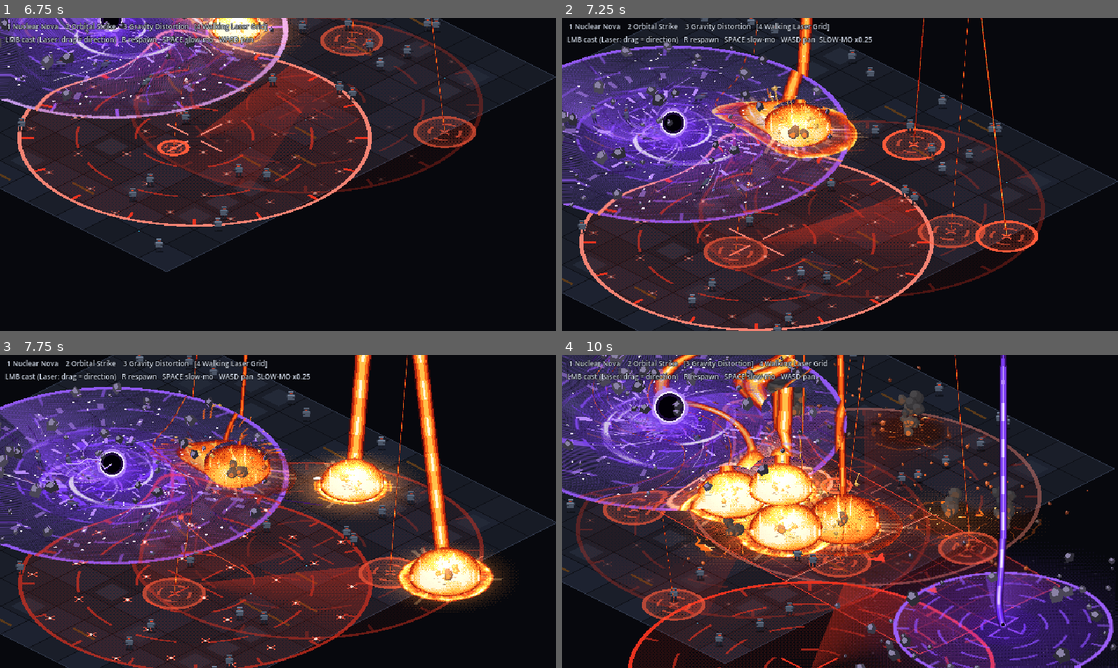
Above: before the commit, frames 1-4 (two rows, left to right).
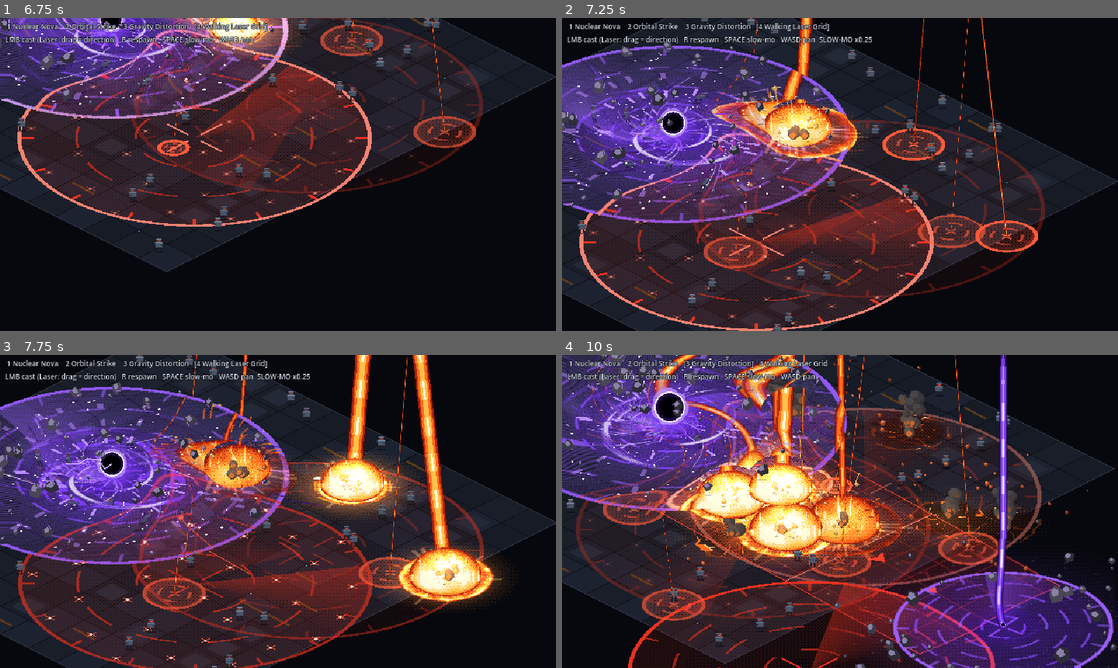
Above: after the commit, the same moments.

Repository: audoraemon/vfxProve
Game: Godot game, scene res://scenes/sandbox.tscn
The game is run twice, just before and just after one commit, with the same random seed, the same clock (stepped at 60 frames per second) and the same inputs. Sound files missing from this copy of the repository are replaced by a short silence.
Inputs (mouse positions are in pixels of both pictures, inside the frame that each line leads up to):
- Up to frame 1 (6.75 s): tap Enter at 0.5 s; move the mouse to (400, 158) at 0.52 s; hold D 0.53-1.25 s; tap 1 at 0.6 s; click (400, 158) at 0.67 s; tap Space at 0.77, 3.77 s; drag from (166, 190) to (250, 237) at 1.27 s; move the mouse to (333, 105) at 2.02 s; hold D 2.03-2.75 s; tap 3 at 2.1 s; drag from (250, 237) to (111, 127) at 2.77 s; move the mouse to (444, 221) at 3.52 s; hold A 3.53-4.25 s; tap R at 3.6 s; drag from (111, 127) to (194, 96) at 4.27 s; move the mouse to (305, 174) at 5.02 s; hold S 5.03-5.75 s; tap 2 at 5.1 s; click (305, 174) at 5.17 s; drag from (194, 96) to (166, 190) at 5.77 s; move the mouse to (400, 158) at 6.52 s; hold W from 6.53 s (still down); tap 4 at 6.6 s
- Up to frame 2 (7.25 s): keep holding W; tap Space at 6.77 s
- Up to frame 3 (7.75 s): release W at 7.25 s; drag from (166, 527) to (250, 574) at 7.27 s
- Up to frame 4 (10 s): move the mouse to (895, 442) at 8.02 s; hold S 8.03-8.75 s; tap 1 at 8.1 s; drag from (812, 574) to (673, 464) at 8.77 s; move the mouse to (1006, 558) at 9.52 s; hold W from 9.53 s (still down); tap 3 at 9.6 s; click (1006, 558) at 9.67 s; tap Space at 9.77 s

Frame 1 is identical in both runs. In frame 2, less than 0.1% of the frame differs, in the area x 40-45%, y 34-39%; in frame 3, less than 0.1%; in frame 4, 0.3%, in the area x 29-82%, y 11-58%.

Commit message:
feat: wide laser beams, batched smoke, readme update
Laser grid beams are shader quads with additive halos, contact rings,
floor light and heat haze. Smoke puffs use cached disc textures instead
of draw_circle polygons (halves worst frame times).

Co-Authored-By: Claude Opus 5 <noreply@anthropic.com>

Diff:
--- /dev/null
+++ b/shaders/beam_add.gdshader
@@ -0,0 +1,17 @@
+// Additive soft beam halo. UV.x across width, UV.y along length.
+shader_type canvas_item;
+render_mode blend_add;
+#include "res://shaders/common.gdshaderinc"
+
+uniform vec4 color : source_color = vec4(1.0, 0.22, 0.1, 1.0);
+uniform float intensity = 1.0;
+
+void fragment() {
+	if (intensity <= 0.001) discard;
+	float d = abs(UV.x - 0.5) * 2.0;
+	float v = pow(max(1.0 - d, 0.0), 2.2) * intensity;
+	v *= 0.9 + 0.1 * step(0.5, hash21(vec2(floor(u_time * 24.0), 5.3)));
+	float q = quant_d(v, 4.0, FRAGCOORD.xy);
+	if (q <= 0.0) discard;
+	COLOR = vec4(color.rgb * q, 1.0);
+}
--- a/src/fx/fx_parts.gd
+++ b/src/fx/fx_parts.gd
@@ -13,6 +13,7 @@
 const SH_RAYS := preload("res://shaders/god_rays.gdshader")
 const SH_HAZE := preload("res://shaders/heat_haze.gdshader")
 const SH_REFRACT := preload("res://shaders/refract_ring.gdshader")
+const SH_BEAM_ADD := preload("res://shaders/beam_add.gdshader")
 
 ## Vertical screen pixels per ground unit along a ground radius (minor ellipse axis).
 const PX_PER_UNIT_MINOR := 16.0 * sqrt(2.0)
@@ -41,7 +42,7 @@
 ## Draw every VFX shader once, nearly invisible, so the renderer compiles them up front
 ## instead of hitching on an effect's first impact frame.
 static func prewarm(parent: Node2D, frames := 3) -> void:
-	for shader in [SH_RINGS, SH_SHOCK, SH_DOME, SH_BEAM, SH_DECAL, SH_FOG, SH_SING, SH_LIGHT, SH_RAYS, SH_HAZE, SH_REFRACT]:
+	for shader in [SH_RINGS, SH_SHOCK, SH_DOME, SH_BEAM, SH_DECAL, SH_FOG, SH_SING, SH_LIGHT, SH_RAYS, SH_HAZE, SH_REFRACT, SH_BEAM_ADD]:
 		var q := QuadFx.new().setup(shader, Vector2(4, 4))
 		q.modulate.a = 0.02
 		parent.add_child(q)
--- a/src/fx/pixel_particles.gd
+++ b/src/fx/pixel_particles.gd
@@ -41,6 +41,9 @@
 var underglow := Color(0, 0, 0, 0)
 ## Fraction of lifetime the underglow lasts.
 var underglow_life := 0.4
+
+## Pixel discs by radius, shared by all systems: textured quads batch far better than draw_circle polygons.
+static var _discs: Array[ImageTexture] = []
 
 var _particles: Array[Particle] = []
 var _accum := 0.0
@@ -145,20 +148,42 @@
 				_draw_chunk(p, at, sz, col)
 
 
+static func _disc_texture(r: int) -> ImageTexture:
+	r = clampi(r, 1, 32)
+	if _discs.is_empty():
+		_discs.resize(33)
+	if _discs[r] == null:
+		var size := r * 2 + 1
+		var img := Image.create(size, size, false, Image.FORMAT_RGBA8)
+		var limit := float(r * r) + float(r) * 0.8
+		for y in size:
+			for x in size:
+				var dx := x - r
+				var dy := y - r
+				if dx * dx + dy * dy <= limit:
+					img.set_pixel(x, y, Color.WHITE)
+		_discs[r] = ImageTexture.create_from_image(img)
+	return _discs[r]
+
+
+func _disc(center: Vector2, r: float, col: Color) -> void:
+	var ri := int(maxf(1.0, roundf(r)))
+	draw_texture(_disc_texture(ri), center - Vector2(ri, ri), col)
+
+
 ## Three-tone smoke ball: shadowed lower-right, body, lit upper-left, optional fire underglow.
 func _draw_puff(at: Vector2, sz: float, col: Color, k: float) -> void:
 	var r := maxf(1.0, roundf(sz))
 	if r < 3.0:
-		draw_circle(at, r, col)
+		_disc(at, r, col)
 		return
 	var shade := Color(col.darkened(0.14), col.a)
-	draw_circle(at + Vector2(roundf(r * 0.2), roundf(r * 0.2)), r, shade)
-	draw_circle(at, roundf(r * 0.9), col)
-	draw_circle(at + Vector2(-roundf(r * 0.3), -roundf(r * 0.35)), roundf(r * 0.5), Color(col.lightened(0.07), col.a))
+	_disc(at + Vector2(roundf(r * 0.2), roundf(r * 0.2)), r, shade)
+	_disc(at, roundf(r * 0.9), col)
+	_disc(at + Vector2(-roundf(r * 0.3), -roundf(r * 0.35)), roundf(r * 0.5), Color(col.lightened(0.07), col.a))
 	if underglow.a > 0.0 and k < underglow_life:
 		var g := 1.0 - k / underglow_life
-		var glow := Color(col.lerp(underglow, 0.75 * g), col.a)
-		draw_circle(at + Vector2(0, roundf(r * 0.45)), roundf(r * 0.55), glow)
+		_disc(at + Vector2(0, roundf(r * 0.45)), roundf(r * 0.55), Color(col.lerp(underglow, 0.75 * g), col.a))
 
 
 ## Angular rock fragment with a lit top edge, tumbling over its lifetime.
--- a/src/fx/walking_laser_grid.gd
+++ b/src/fx/walking_laser_grid.gd
@@ -11,8 +11,8 @@
 const T_WALK := 2.0
 const T_STOP := 5.5
 const T_DEPART := 5.7
-const HOVER_ALT := 66.0
-const LINK_HEIGHTS := [12.0, 30.0, 48.0]
+const HOVER_ALT := 82.0
+const LINK_HEIGHTS := [16.0, 40.0, 64.0]
 
 const COL_OUTER := Color(0.75, 0.04, 0.08, 0.55)
 const COL_MID := Color("ff3a2a")
@@ -129,6 +129,7 @@
 
 
 ## Hovering emitter drone. Positioned on the ground point (y-sorted); draws at altitude.
+## Beams are shader quads (bright core + additive halo) so they read as heavy energy beams.
 class Drone:
 	extends Node2D
 
@@ -137,6 +138,9 @@
 	const COL_DARK := Color("222630")
 	const COL_EYE := Color("ff4a3a")
 	const COL_THRUST := Color("5ab8ff")
+	const BEAM_W := 12.0
+	const HALO_W := 38.0
+	const HALO_COLOR := Color(1.0, 0.2, 0.08)
 
 	var alt := 190.0
 	var beam := 0.0
@@ -144,66 +148,110 @@
 	var next: Drone
 	var _time := 0.0
 	var _seed := 0.0
+	var _halo: QuadFx
+	var _core: QuadFx
+	var _base_glow: QuadFx
+	var _link_core: Array[QuadFx] = []
+	var _link_halo: Array[QuadFx] = []
+	var _body: Node2D
+
+	func _ready() -> void:
+		_halo = QuadFx.new().setup(FxParts.SH_BEAM_ADD, Vector2(HALO_W, 1), Vector2(0.5, 1.0))
+		_halo.set_param("color", HALO_COLOR)
+		add_child(_halo)
+		_core = QuadFx.new().setup(FxParts.SH_BEAM, Vector2(BEAM_W, 1), Vector2(0.5, 1.0))
+		FxParts.set_ramp(_core, FxParts.LASER)
+		_core.set_param("taper", 0.0)
+		# Solid core: no travelling bands, so it reads as one continuous beam.
+		_core.set_param("bands", 0.0)
+		add_child(_core)
+		_base_glow = QuadFx.new().setup(FxParts.SH_LIGHT, Vector2(44, 22))
+		_base_glow.set_param("color", HALO_COLOR)
+		_base_glow.set_param("falloff", 1.3)
+		add_child(_base_glow)
+		_body = Node2D.new()
+		_body.draw.connect(_draw_body)
+		add_child(_body)
+
+	## Called once neighbors are known: build link beams toward the next drone.
+	func build_links() -> void:
+		if next == null:
+			return
+		for h in LINK_HEIGHTS:
+			var lc := QuadFx.new().setup(FxParts.SH_BEAM, Vector2(6, 1), Vector2(0.5, 0.0))
+			FxParts.set_ramp(lc, FxParts.LASER)
+			lc.set_param("taper", 0.0)
+			lc.set_param("bands", 0.0)
+			lc.set_param("intensity", 0.0)
+			var lh := QuadFx.new().setup(FxParts.SH_BEAM_ADD, Vector2(20, 1), Vector2(0.5, 0.0))
+			lh.set_param("color", HALO_COLOR)
+			lh.set_param("intensity", 0.0)
+			add_child(lh)
+			add_child(lc)
+			move_child(_body, -1)
+			_link_core.append(lc)
+			_link_halo.append(lh)
 
 	func _process(delta: float) -> void:
 		_time += delta
+		var flick := 0.85 + 0.15 * sin(_time * 60.0 + _seed * 9.0)
+		var length := maxf(alt - 3.0, 1.0)
+		for q in [_halo, _core]:
+			q.size.y = length
+			q.queue_redraw()
+		_core.set_param("intensity", beam)
+		_halo.set_param("intensity", clampf(beam * 1.2 - 0.2, 0.0, 1.0) * flick)
+		_base_glow.set_param("intensity", clampf(beam * 1.4 - 0.3, 0.0, 1.4) * flick)
+		if next != null and not _link_core.is_empty():
+			var d := next.position - position
+			for i in _link_core.size():
+				var h: float = LINK_HEIGHTS[i]
+				var a := Vector2(0, -h)
+				var b := d + Vector2(0, -h)
+				for q in [_link_core[i], _link_halo[i]]:
+					q.position = a
+					q.rotation = (b - a).angle() - PI * 0.5
+					q.size.y = maxf(a.distance_to(b) * link, 1.0)
+					q.queue_redraw()
+				_link_core[i].set_param("intensity", link * 0.85)
+				_link_halo[i].set_param("intensity", link * 0.8 * flick)
 		queue_redraw()
+		_body.queue_redraw()
 
 	func _draw() -> void:
+		# Under the beams: shadow and glowing contact ring on the ground.
+		var sh := clampf(1.0 - alt / 260.0, 0.1, 1.0)
+		draw_rect(Rect2(-4, -1, 9, 2), Color(0, 0, 0, 0.35 * sh * modulate.a))
+		if beam > 0.3:
+			var ring := PackedVector2Array()
+			var pulse := 1.0 + 0.15 * sin(_time * 12.0 + _seed)
+			for i in 17:
+				var a := TAU * i / 16.0
+				ring.append((Vector2(cos(a) * 10.0, sin(a) * 5.0) * pulse).round())
+			draw_polyline(ring, Color(1.0, 0.45, 0.3, beam), -1.0)
+			draw_polyline(PackedVector2Array(Array(ring).map(func(v): return (v * 0.55).round())), Color(1.0, 0.85, 0.75, beam), -1.0)
+
+	func _draw_body() -> void:
 		var bob := roundf(sin(_time * 5.0 + _seed) * 1.0)
 		var top := -alt + bob
 		var flick := fmod(_time * 30.0 + _seed * 7.0, 3.0) < 1.0
-		# Shadow.
-		var sh := clampf(1.0 - alt / 260.0, 0.1, 1.0)
-		draw_rect(Rect2(-4, -1, 9, 2), Color(0, 0, 0, 0.35 * sh * modulate.a))
-		# Links to the neighbor drone (the wall), plus burning ground line.
-		if link > 0.0 and next != null:
-			var d := next.position - position
-			# Hairlines only: thick draw_line quads collapse under 2D vertex snapping.
-			var ground_to := Vector2.ZERO.lerp(d, link).round()
-			# Faint energy curtain between emitters.
-			var top_h: float = LINK_HEIGHTS[-1] + 4.0
-			var curtain := Color(1.0, 0.15, 0.1, (0.1 if flick else 0.16) * link)
-			draw_colored_polygon(PackedVector2Array([
-				Vector2.ZERO, ground_to, ground_to + Vector2(0, -top_h), Vector2(0, -top_h)]), curtain)
-			draw_line(Vector2.ZERO, ground_to, COL_MID, -1.0)
-			draw_line(Vector2(0, -1), ground_to + Vector2(0, -1), COL_OUTER, -1.0)
-			for h in LINK_HEIGHTS:
-				var a := Vector2(0, -h)
-				var b := a.lerp(d + Vector2(0, -h), link).round()
-				if not flick:
-					draw_line(a + Vector2(0, -2), b + Vector2(0, -2), COL_OUTER, -1.0)
-					draw_line(a + Vector2(0, 2), b + Vector2(0, 2), COL_OUTER, -1.0)
-				draw_line(a + Vector2(0, -1), b + Vector2(0, -1), COL_MID, -1.0)
-				draw_line(a + Vector2(0, 1), b + Vector2(0, 1), COL_MID, -1.0)
-				draw_line(a, b, COL_CORE if link >= 1.0 else COL_MID, -1.0)
-				draw_rect(Rect2(a + Vector2(-1, -1), Vector2(3, 3)), COL_MID)
-				draw_rect(Rect2(a, Vector2.ONE), Color.WHITE)
-		# Vertical beam from emitter to ground.
+		var b := _body
+		b.draw_rect(Rect2(-10, top - 3, 3, 2), COL_DARK)
+		b.draw_rect(Rect2(8, top - 3, 3, 2), COL_DARK)
+		b.draw_rect(Rect2(-8, top - 2, 3, 1), COL_DARK)
+		b.draw_rect(Rect2(6, top - 2, 3, 1), COL_DARK)
+		b.draw_rect(Rect2(-6, top - 4, 13, 6), COL_BODY)
+		b.draw_rect(Rect2(-6, top - 4, 13, 1), COL_TOP)
+		b.draw_rect(Rect2(-2, top - 2, 5, 1), COL_EYE)
+		b.draw_rect(Rect2(-2, top + 2, 5, 2), Color("ff3a2a") if beam > 0.0 else COL_DARK)
 		if beam > 0.0:
-			var length := alt - 3.0
-			if beam > 0.6 and not flick:
-				draw_rect(Rect2(-2, top + 3, 5, length), COL_OUTER)
-			if beam > 0.3:
-				draw_rect(Rect2(-1, top + 3, 3, length), COL_MID)
-			draw_rect(Rect2(0, top + 3, 1, length), COL_CORE if beam > 0.6 else COL_MID)
-			draw_rect(Rect2(-3, -1, 7, 2), COL_MID)
-			draw_rect(Rect2(-1, -1, 3, 1), COL_CORE)
-		# Body.
-		draw_rect(Rect2(-9, top - 3, 2, 2), COL_DARK)
-		draw_rect(Rect2(8, top - 3, 2, 2), COL_DARK)
-		draw_rect(Rect2(-7, top - 2, 2, 1), COL_DARK)
-		draw_rect(Rect2(6, top - 2, 2, 1), COL_DARK)
-		draw_rect(Rect2(-5, top - 3, 11, 5), COL_BODY)
-		draw_rect(Rect2(-5, top - 3, 11, 1), COL_TOP)
-		draw_rect(Rect2(-1, top - 1, 3, 1), COL_EYE)
-		draw_rect(Rect2(-1, top + 2, 3, 1), COL_MID if beam > 0.0 else COL_DARK)
+			b.draw_rect(Rect2(-1, top + 3, 3, 1), Color("fff0e8"))
 		var thrust := COL_THRUST if flick else COL_THRUST.lightened(0.4)
-		draw_rect(Rect2(-9, top - 1, 2, 1), thrust)
-		draw_rect(Rect2(8, top - 1, 2, 1), thrust)
+		b.draw_rect(Rect2(-10, top - 1, 3, 1), thrust)
+		b.draw_rect(Rect2(8, top - 1, 3, 1), thrust)
 		if flick:
-			draw_rect(Rect2(-9, top, 1, 1), Color(COL_THRUST, 0.6))
-			draw_rect(Rect2(9, top, 1, 1), Color(COL_THRUST, 0.6))
+			b.draw_rect(Rect2(-9, top, 1, 1), Color(COL_THRUST, 0.6))
+			b.draw_rect(Rect2(9, top, 1, 1), Color(COL_THRUST, 0.6))
 
 
 var _dir := Vector2(1, 0)
@@ -214,6 +262,8 @@
 var _front := 0.0
 var _streaks: PixelParticles
 var _hum: Node
+var _wall_light: QuadFx
+var _wall_haze: QuadFx
 
 
 func _build() -> void:
@@ -265,6 +315,7 @@
 		tw.parallel().tween_property(d, "beam", 0.25, 0.3).set_delay(0.2)
 	for i in EMITTERS - 1:
 		_drones[i].next = _drones[i + 1]
+		_drones[i].build_links()
 
 
 func _link() -> void:
@@ -281,6 +332,19 @@
 
 func _walk() -> void:
 	_hum = ctx.play(&"laser_hum", origin, -2.0)
+	# Red light spilling onto the floor along the wall, and heat shimmer riding with it.
+	var lane_space := Node2D.new()
+	lane_space.position = origin
+	lane_space.rotation = _dir.angle()
+	lane_space.z_index = 6
+	track(lane_space, ctx.ground)
+	_wall_light = QuadFx.new().setup(FxParts.SH_LIGHT, Vector2(2.2, WIDTH + 2.0))
+	_wall_light.set_param("color", Color(1.0, 0.22, 0.1))
+	_wall_light.set_param("falloff", 1.1)
+	_wall_light.set_param("intensity", 1.1)
+	_wall_light.set_param("flicker", 1.0)
+	lane_space.add_child(_wall_light)
+	_wall_haze = FxParts.heat_haze(self, Iso.ground_to_screen(origin), FxParts.PX_PER_UNIT_MAJOR * WIDTH * 0.45, 1.5)
 
 
 func _fx_process(delta: float) -> void:
@@ -288,6 +352,10 @@
 		return
 	_front = clampf((t - T_WALK) / (T_STOP - T_WALK), 0.0, 1.0) * LENGTH
 	_trail.front = _front
+	if is_instance_valid(_wall_light):
+		_wall_light.position = Vector2(_front, 0)
+	if is_instance_valid(_wall_haze):
+		_wall_haze.position = Iso.ground_to_screen(origin + _dir * _front) + Vector2(0, -40)
 	for i in _drones.size():
 		_drones[i].position = Iso.ground_to_screen(_emitter_ground(i)).round()
 
@@ -307,7 +375,10 @@
 	for e in ctx.field.in_lane(origin, _dir, KILL_HALF_WIDTH, _front - KILL_BAND, _front + KILL_BAND):
 		if ctx.field.kill(e, &"laser"):
 			var sp := Iso.ground_to_screen(e.ground_pos)
-			FxParts.sparks(self, ctx.overhead, sp + Vector2(0, -8), 16, FxParts.LASER_LIFE, Vector2(40, 170), Vector2(20, 140))
+			FxParts.sparks(self, ctx.overhead, sp + Vector2(0, -8), 22, FxParts.LASER_LIFE, Vector2(50, 200), Vector2(20, 160))
+			var burn := FxParts.bloom(self, sp + Vector2(0, -8), 20.0, Color(1.0, 0.4, 0.15), 1.3)
+			burn.tween_param("intensity", 1.3, 0.0, 0.35, 0.0, Tween.TRANS_QUAD, Tween.EASE_OUT)
+			burn.life = 0.37
 			FxParts.smoke(self, sp + Vector2(0, -6), 3.0, 18.0, 0.25, Vector2(15, 35), Vector2(2, 3), Vector2(0.6, 1.0))
 			ctx.play(&"laser_sizzle", e.ground_pos)
 
@@ -320,6 +391,10 @@
 		tw.tween_property(d, "link", 0.0, 0.2)
 		tw.parallel().tween_property(d, "beam", 0.0, 0.3)
 	create_tween().tween_property(_lane, "alpha", 0.0, 0.3)
+	if is_instance_valid(_wall_light):
+		_wall_light.tween_param("intensity", 1.1, 0.0, 0.3)
+	if is_instance_valid(_wall_haze):
+		_wall_haze.tween_param("strength", 1.5, 0.0, 0.6)
 	# Smoke wisps rising from the corridor.
 	for k in 5:
 		var g := origin + _dir * (LENGTH * (k + 0.5) / 5.0) + _side * ctx.rng.randf_range(-1.8, 1.8)
Not shown, added: shaders/beam_add.gdshader.uid
Not shown, changed: README.md
